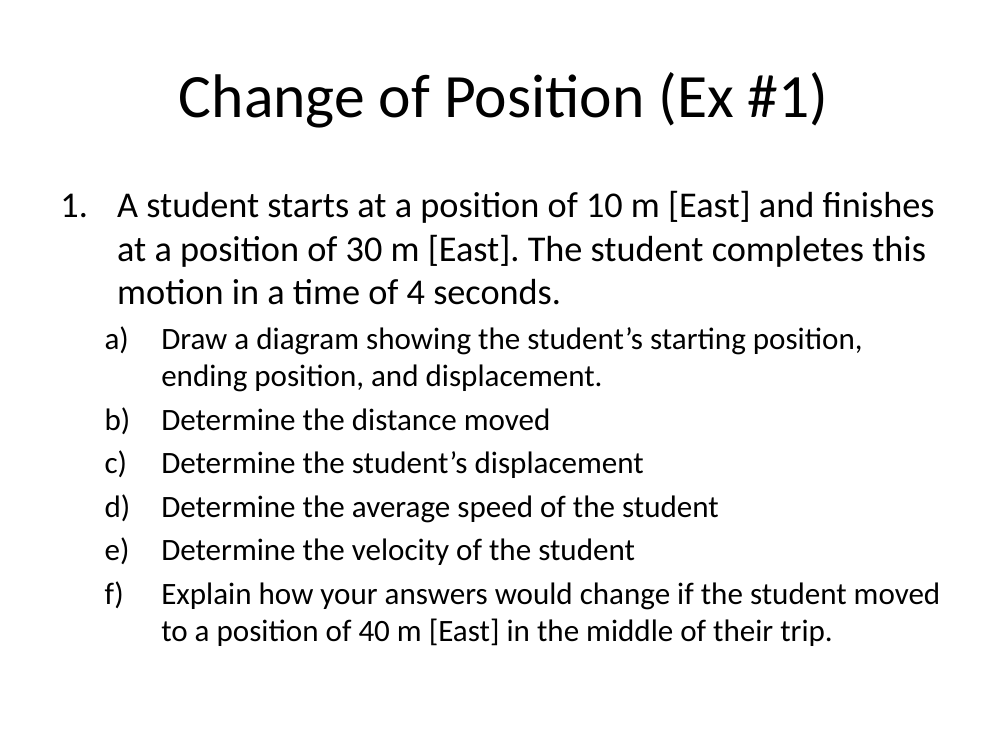
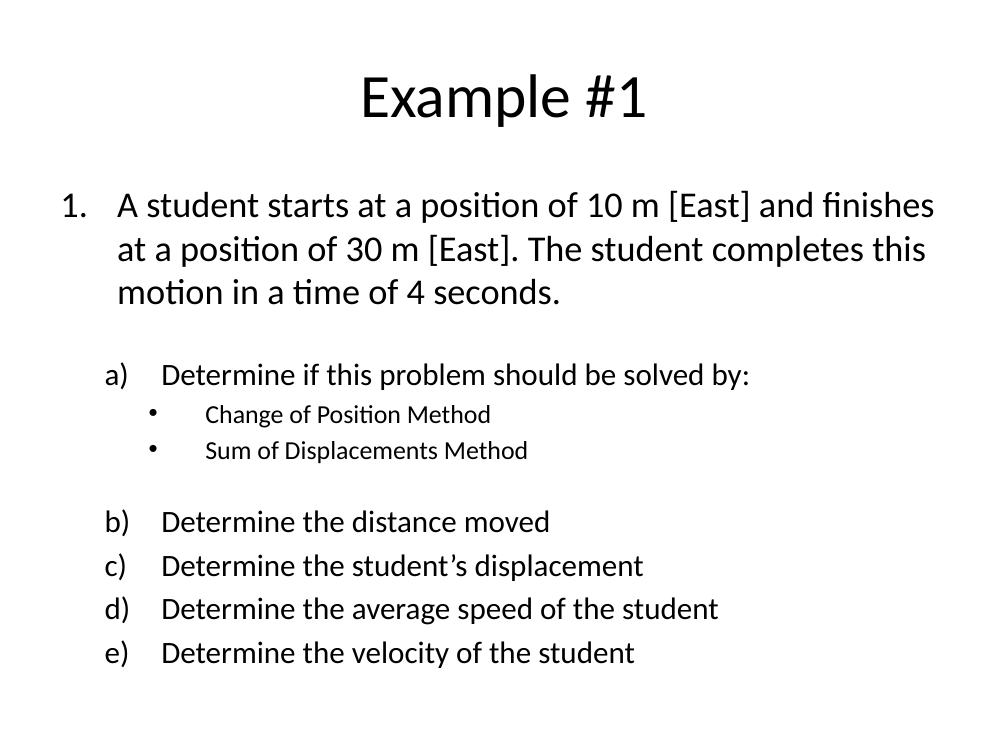
Before and after one commit to Greg5519/SPH3U0, a slide deck: slide 5 of Unit 3 Kinematics/Day03 Motion 1D/1D Motion Problems.pptx (slide 4 before the commit). Drawn at 1008x756 pixels with LibreOffice and Linux fonts; fonts in the diff are those of the drawing. Boxes give left, top, right and bottom in pixels: in the first picture for what was removed or moved away, otherwise in the second. Text is boxed around its words. In the diff, an @@ line names an element or a change of style, - is before the commit and + after.

```diff
--- a/Unit 3 Kinematics/Day03 Motion 1D/1D Motion Problems.pptx
+++ b/Unit 3 Kinematics/Day03 Motion 1D/1D Motion Problems.pptx
@@ title at [360, 74, 647, 127]: text changed @@
-Change of Position (Ex #1)
+Example #1
@@ text at [161, 363, 751, 464]: text changed; size 22.2 to 18.5 pt @@
-  a) Draw a diagram showing the student’s starting position, ending position, and displacement.
+  a) Determine if this problem should be solved by:
+    • Change of Position Method
+    • Sum of Displacements Method
@@ text at [161, 582, 941, 646]: paragraph removed @@
-  f) Explain how your answers would change if the student moved to a position of 40 m [East] in the middle of their trip.
```
Also in this commit, not shown: 9 other slides changed, 1 slide added, 1 other file.
